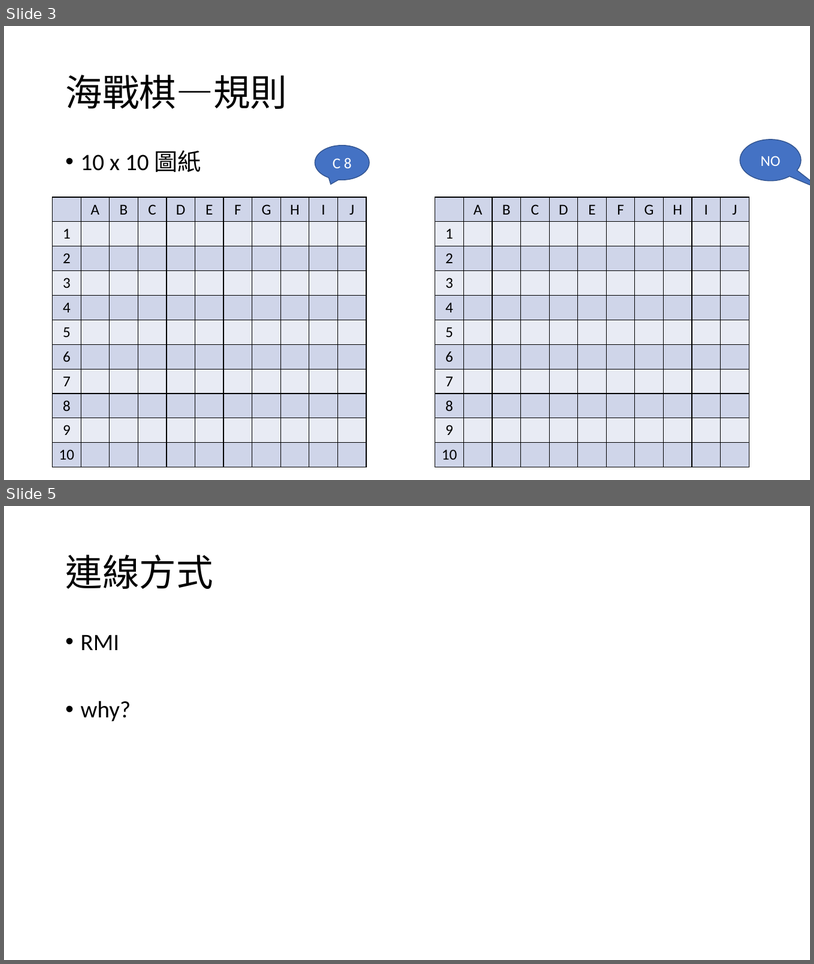
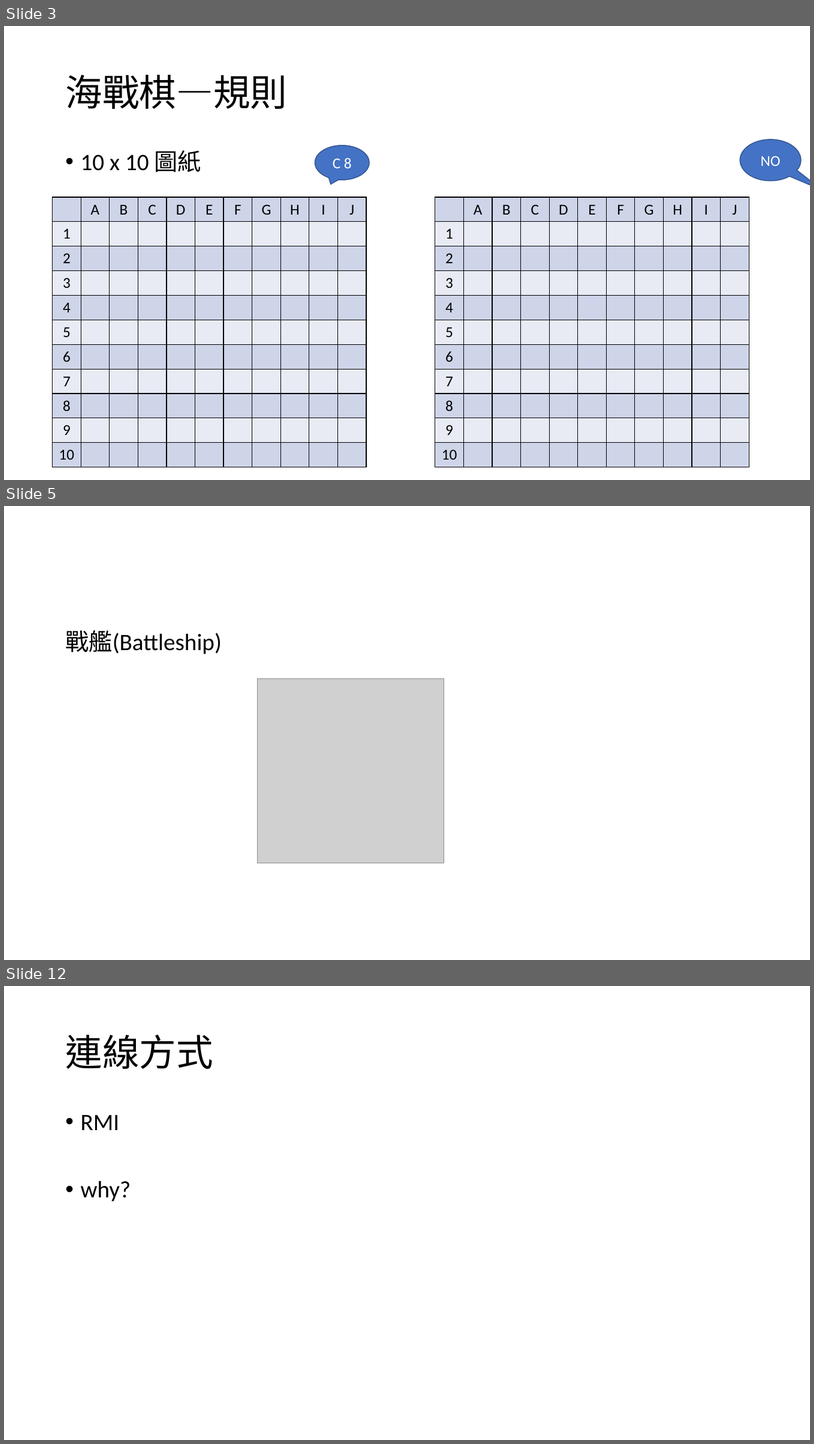
Before and after one commit to Joe-lin-ezra/BattleShip, a slide deck: doc/網路程式設計報告.pptx. Shown one above the other, each under a label of ours: slides 3 and 5 before the commit, slides 3, 5 and 12 after it; the slides between them are not shown. The pictures are 814x964 and 814x1444 pixels, drawn with LibreOffice and Linux fonts; fonts in the diff are those of the drawing; grey boxes stand for pictures. Boxes give left, top, right and bottom in pixels: in the first picture for what was removed or moved away, otherwise in the second. Text is boxed around its words. In the diff, an @@ line names an element or a change of style, - is before the commit and + after.

```diff
--- a/doc/網路程式設計報告.pptx
+++ b/doc/網路程式設計報告.pptx
@@ slide 5 added at [4, 506, 810, 960], background #FFFFFF @@
@@ text added at [65, 630, 221, 654], 28 pt, text #000000 @@
+戰艦(Battleship)
@@ picture added at [257, 678, 444, 863] @@
@@ what was slide 5 is now slide 12 @@
```
Also in this commit, not shown: 1 slide changed, 6 other slides added.
